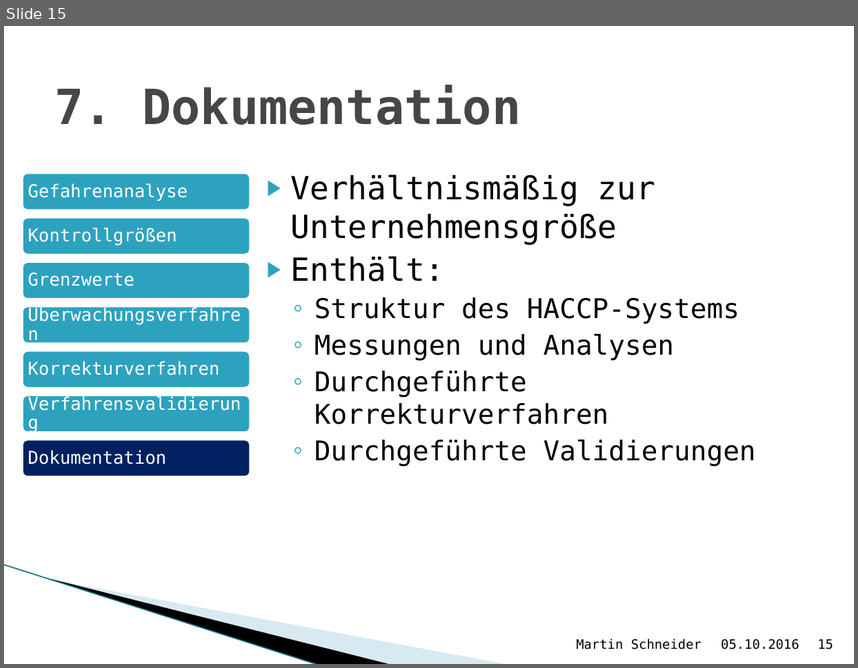
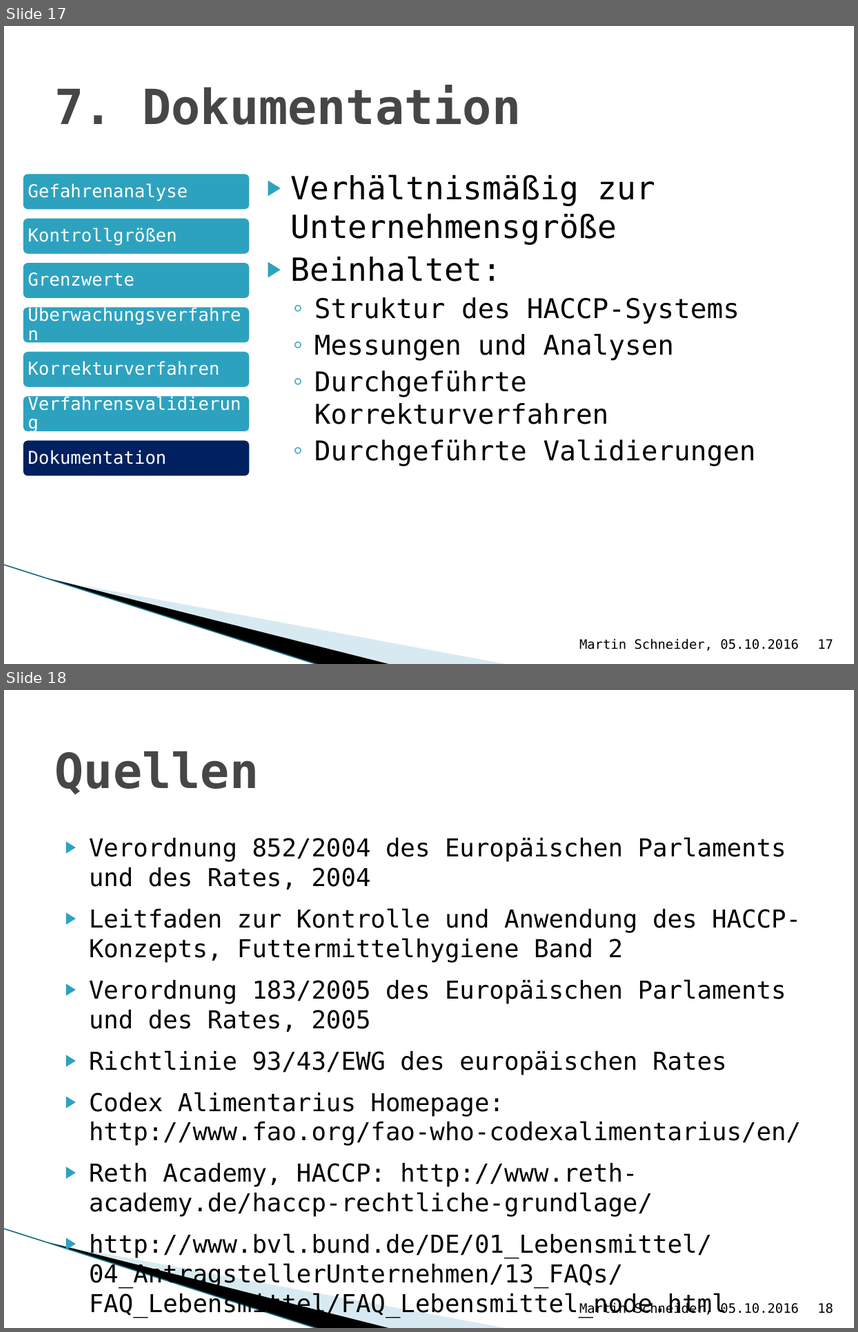
Before and after one commit to Bondzio/Stuff, a slide deck: Recht Vortrag.pptx. Shown one above the other, each under a label of ours: slide 15 before the commit, slides 17 and 18 after it. The pictures are 858x668 and 858x1332 pixels, drawn with LibreOffice and Linux fonts; fonts in the diff are those of the drawing; background and template pictures are left out. Boxes give left, top, right and bottom in pixels: in the first picture for what was removed or moved away, otherwise in the second. Text is boxed around its words. In the diff, an @@ line names an element or a change of style, - is before the commit and + after.

Commit message:
Recht Vortrag.pptx finale Version, Handout zugefügt Kohärenz-Bücher eingeordnet

```diff
--- a/Recht Vortrag.pptx
+++ b/Recht Vortrag.pptx
@@ slide 18 added at box(4, 690, 854, 1328), background #FFFFFF; not listed: 3 template elements that a slide beside it also shows @@
@@ title added at box(55, 751, 259, 795), 41 pt, text #464646, bold @@
+Quellen
@@ text added at box(89, 837, 801, 1317), 20.9 pt, text #000000 @@
+▶ Verordnung 852/2004 des Europäischen Parlaments und des Rates, 2004
+▶ Leitfaden zur Kontrolle und Anwendung des HACCP-Konzepts, Futtermittelhygiene Band 2
+▶ Verordnung 183/2005 des Europäischen Parlaments und des Rates, 2005
+▶ Richtlinie 93/43/EWG des europäischen Rates
+▶ Codex Alimentarius Homepage: http://www.fao.org/fao-who-codexalimentarius/en/
+▶ Reth Academy, HACCP: http://www.reth-academy.de/haccp-rechtliche-grundlage/
+▶ http://www.bvl.bund.de/DE/01_Lebensmittel/04_AntragstellerUnternehmen/13_FAQs/FAQ_Lebensmittel/FAQ_Lebensmittel_node.html
@@ text added at box(579, 1302, 799, 1314), 11 pt, text #000000 @@
+Martin Schneider, 05.10.2016
@@ page number added at box(818, 1303, 833, 1313), 11 pt, text #000000 @@
+18
@@ what was slide 15 is now slide 17 @@
@@ slide 17 changed as well @@
@@ text at box(290, 256, 501, 281): text changed @@
-▶ Enthält:
+▶ Beinhaltet:
@@ text at box(579, 638, 799, 650): text changed @@
-Martin Schneider
+Martin Schneider, 05.10.2016
@@ page number at box(818, 639, 833, 648): text changed @@
-15
+17
```
Also in this commit, not shown: 14 other slides changed, 2 other slides added, 4 other files.
